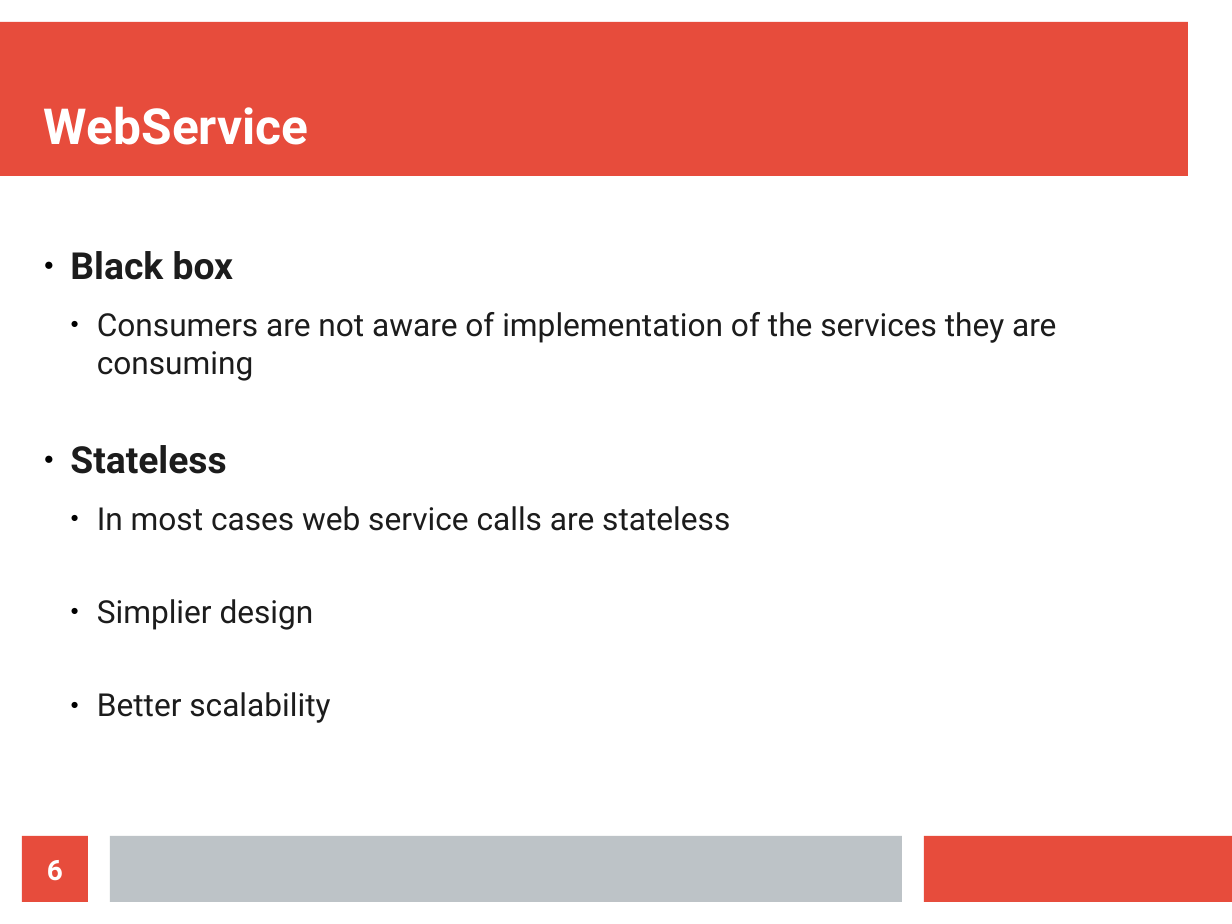
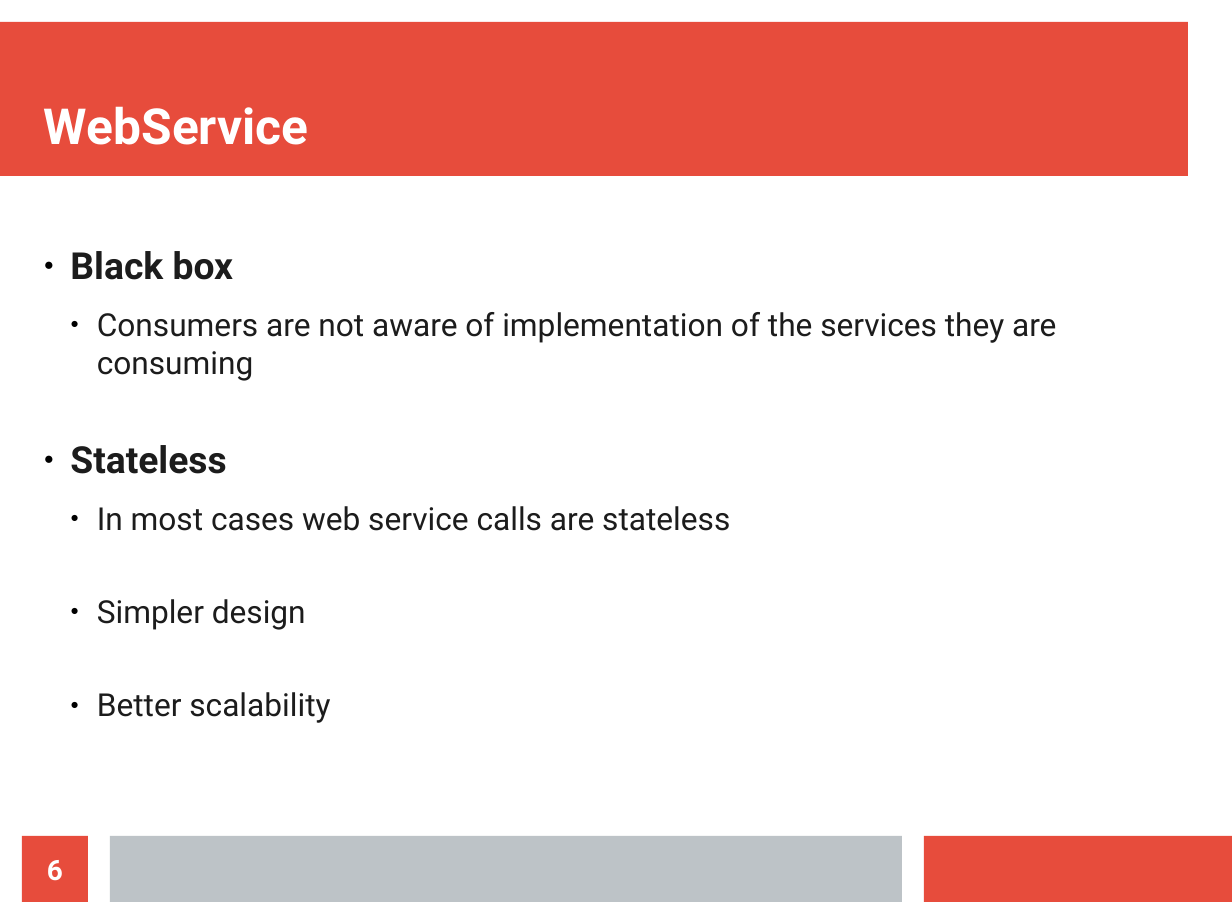
Before and after one commit to maxotta/pia-labs, a slide deck: slide 6 of lectures/ws_wsockets/ws_wsockets.odp. Drawn at 1232x924 pixels with LibreOffice and Linux fonts; fonts in the diff are those of the drawing. Boxes give left, top, right and bottom in pixels: in the first picture for what was removed or moved away, otherwise in the second. Text is boxed around its words. In the diff, an @@ line names an element or a change of style, - is before the commit and + after.

Commit message:
[lec-wss] typos

```diff
--- a/lectures/ws_wsockets/ws_wsockets.odp
+++ b/lectures/ws_wsockets/ws_wsockets.odp
@@ text at (97, 599, 306, 630): text changed @@
-  ● Simplier design
+  ● Simpler design
```
Also in this commit, not shown: 6 other slides changed.
